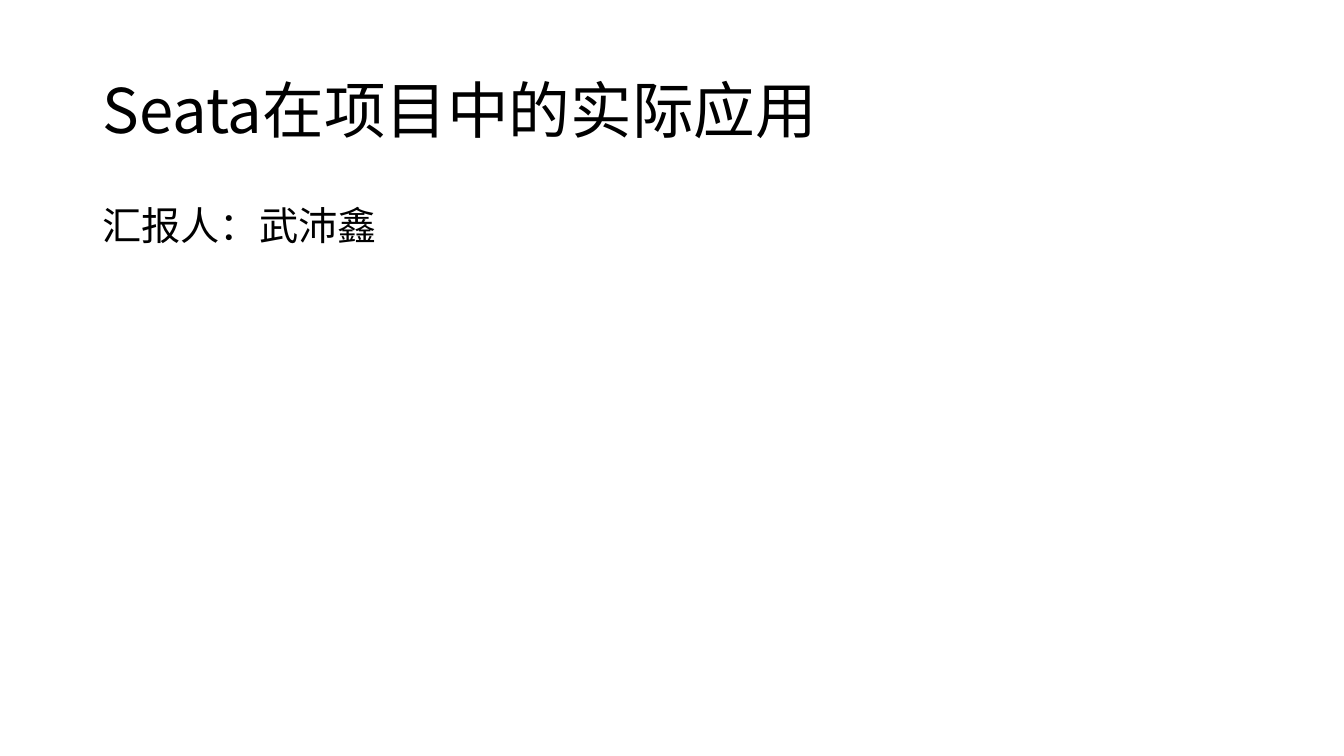
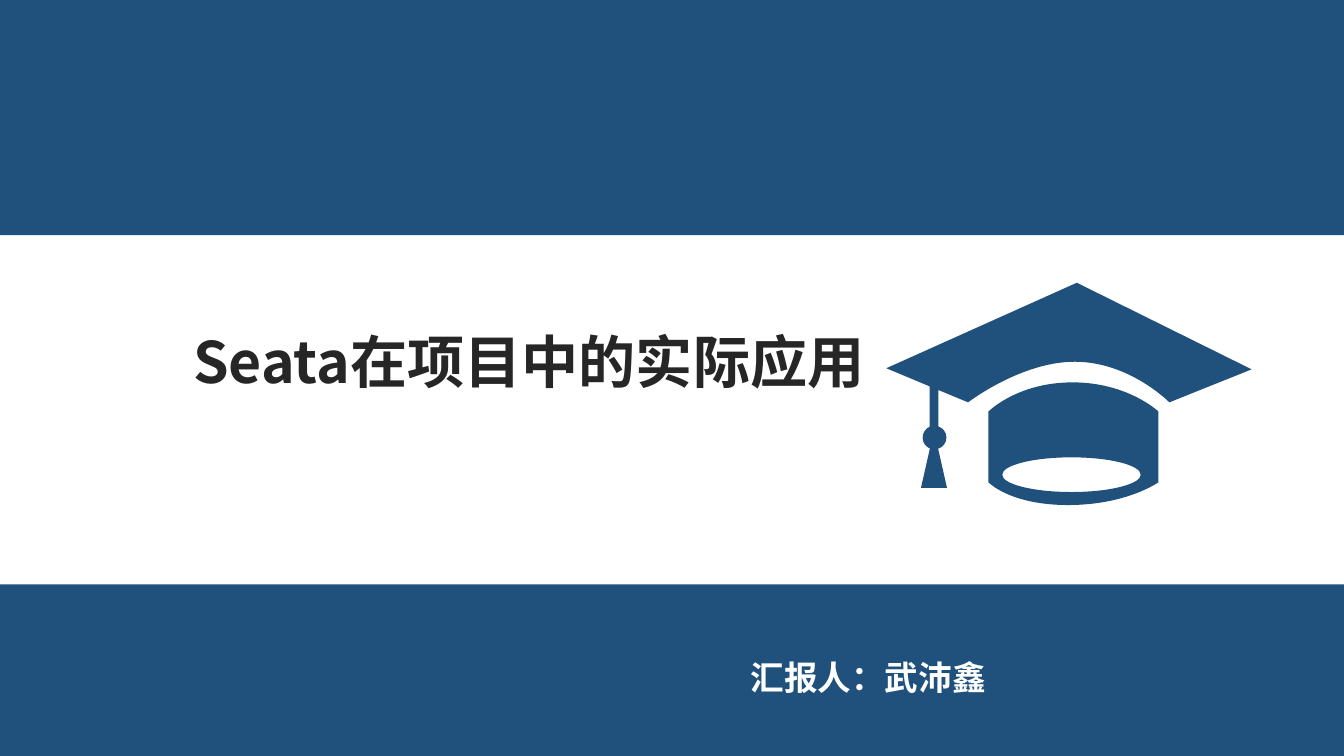
Before and after one commit to earthy-zinc/tuwei-mall, a slide deck: slide 1 of docs/ppt/seata.pptx. Drawn at 1344x756 pixels with LibreOffice and Linux fonts; fonts in the diff are those of the drawing. Boxes give left, top, right and bottom in pixels: in the first picture for what was removed or moved away, otherwise in the second. Text is boxed around its words. In the diff, an @@ line names an element or a change of style, - is before the commit and + after.

```diff
--- a/docs/ppt/seata.pptx
+++ b/docs/ppt/seata.pptx
@@ rectangle added at [0,0,1344,235], fill #20517C @@
@@ text "Seata在项目中的实际应用": place and size @@
-text "Seata在项目中的实际应用" at [102,81,816,138]
+text "Seata在项目中的实际应用" at [193,334,864,389]
@@ text "Seata在项目中的实际应用" at [193,334,864,389]: size 44 to 40.8 pt, text colour #000000 to #262626, bold on; alignment left to centre; line spacing 0.9 to 1.7; more space between paragraphs; vertical alignment middle to top @@
@@ freeform shape added at [886,283,1251,505], fill #20517C @@
@@ rectangle added at [0,585,1344,756], fill #20517C @@
@@ text "汇报人：武沛鑫": place and size @@
-text "汇报人：武沛鑫" at [102,207,376,244]
+text "汇报人：武沛鑫" at [751,661,986,693]
@@ text "汇报人：武沛鑫" at [751,661,986,693]: size 28 to 24 pt, text colour #000000 to #FFFFFF, bold on @@
```
Also in this commit, not shown: 2 other slides changed, 4 slides added, 1 slide removed, 11 other files.
